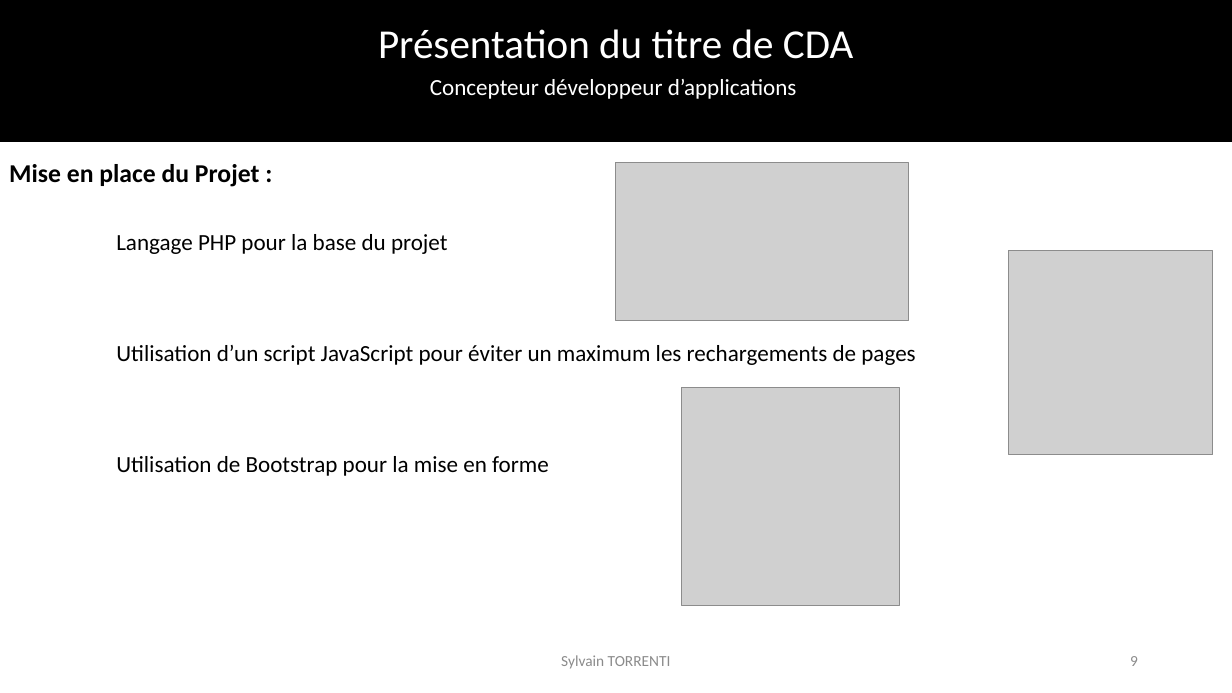
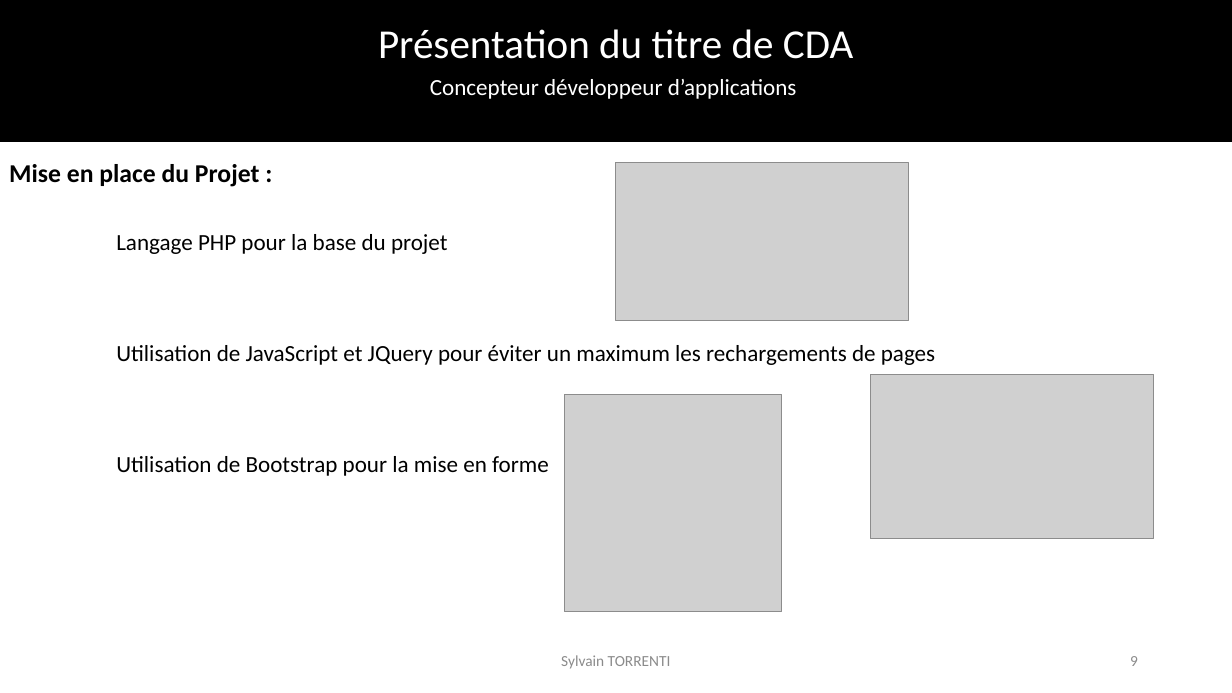
Before and after one commit to SylvainTorrenti/PERSO-Dossier-Projet, a slide deck: slide 9 of Presentation examen final.pptx. Drawn at 1232x693 pixels with LibreOffice and Linux fonts; fonts in the diff are those of the drawing; grey boxes stand for pictures; background and template pictures are left out. Boxes give left, top, right and bottom in pixels: in the first picture for what was removed or moved away, otherwise in the second. Text is boxed around its words. In the diff, an @@ line names an element or a change of style, - is before the commit and + after.

Commit message:
up

```diff
--- a/Presentation examen final.pptx
+++ b/Presentation examen final.pptx
@@ picture removed at bbox=[1009, 250, 1214, 455] @@
@@ text at bbox=[116, 345, 935, 365]: text changed @@
-Utilisation d’un script JavaScript pour éviter un maximum les rechargements de pages
+Utilisation de JavaScript et JQuery pour éviter un maximum les rechargements de pages
@@ picture added at bbox=[871, 374, 1154, 539] @@
@@ picture: place and size @@
-picture at bbox=[682, 388, 900, 606]
+picture at bbox=[564, 395, 782, 613]
```
